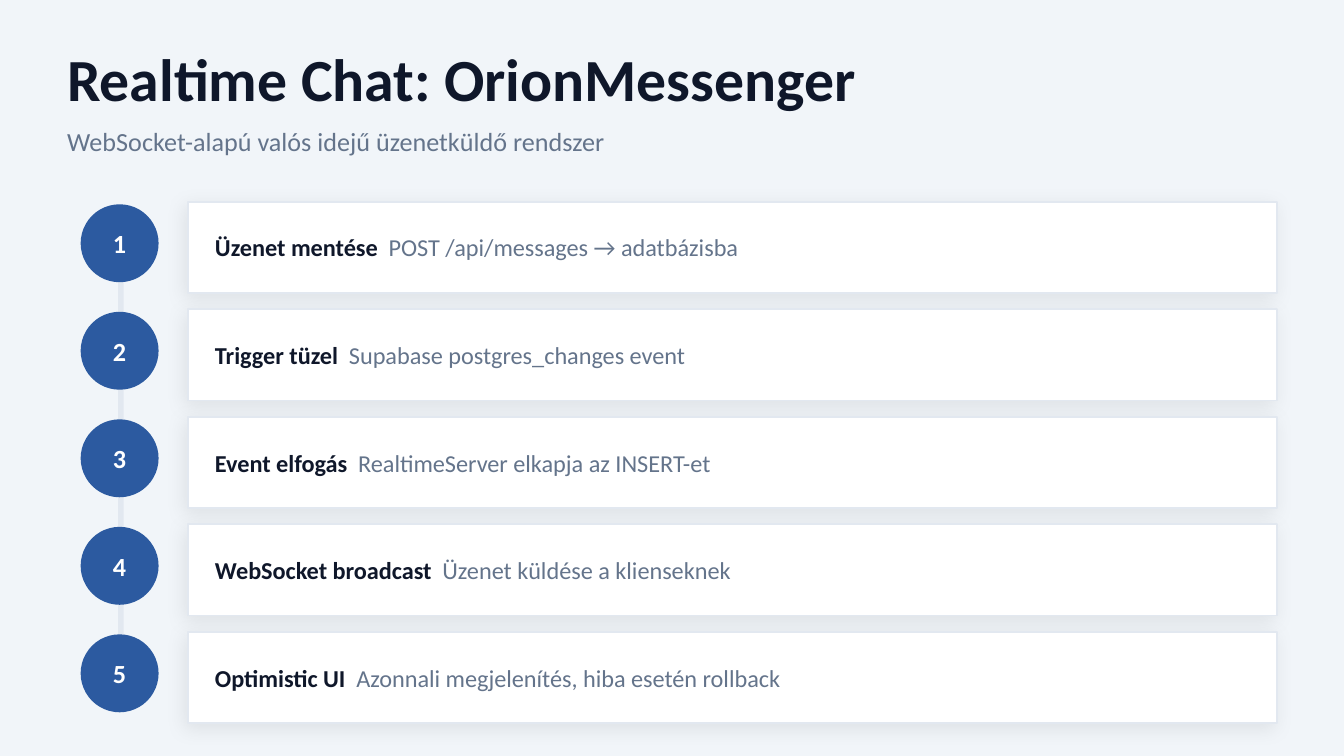
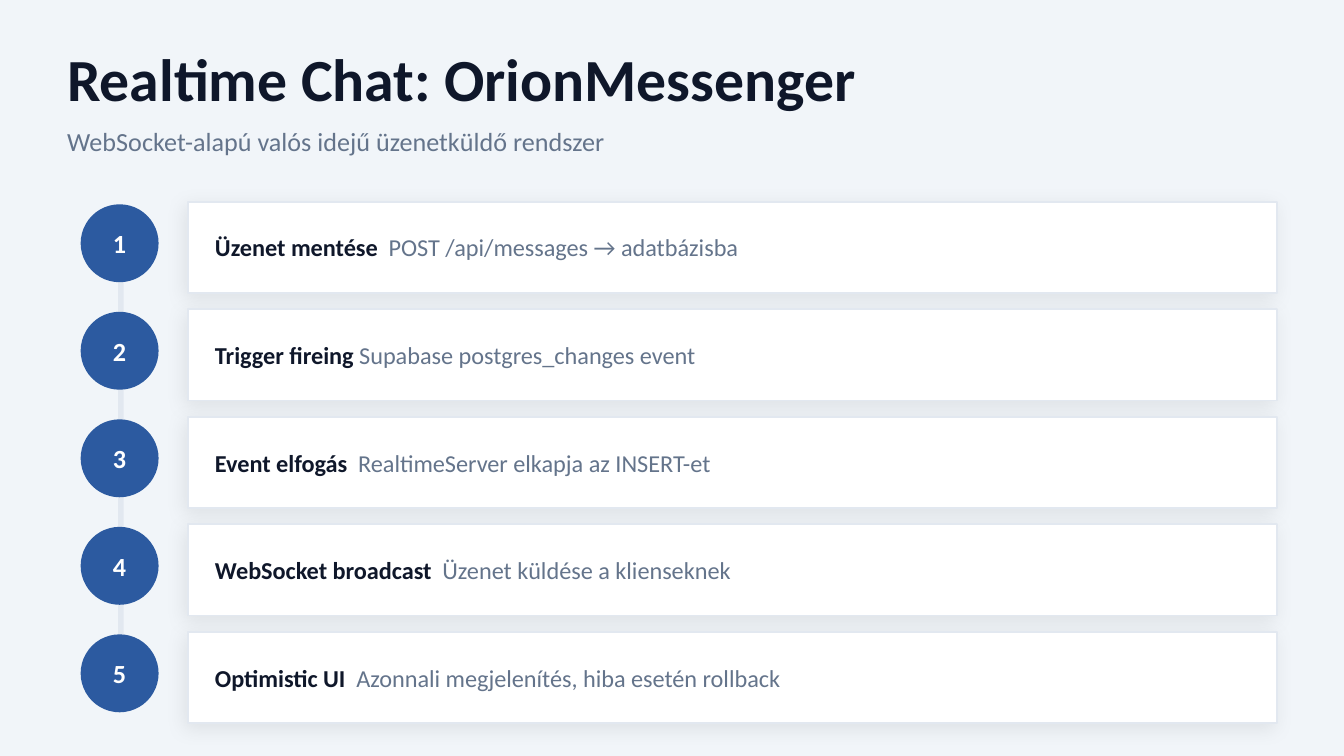
Before and after one commit to DomonkosTech/Orion, a slide deck: slide 13 of docs/Orion_Prezentacio.pptx (slide 12 before the commit). Drawn at 1344x756 pixels with LibreOffice and Linux fonts; fonts in the diff are those of the drawing. Boxes give left, top, right and bottom in pixels: in the first picture for what was removed or moved away, otherwise in the second. Text is boxed around its words. In the diff, an @@ line names an element or a change of style, - is before the commit and + after.

```diff
--- a/docs/Orion_Prezentacio.pptx
+++ b/docs/Orion_Prezentacio.pptx
@@ text at box(215, 347, 695, 368): text changed @@
-Trigger tüzel Supabase postgres_changes event
+Trigger fireing Supabase postgres_changes event
```
Also in this commit, not shown: 11 other slides changed, 5 slides added, 1 other file.
